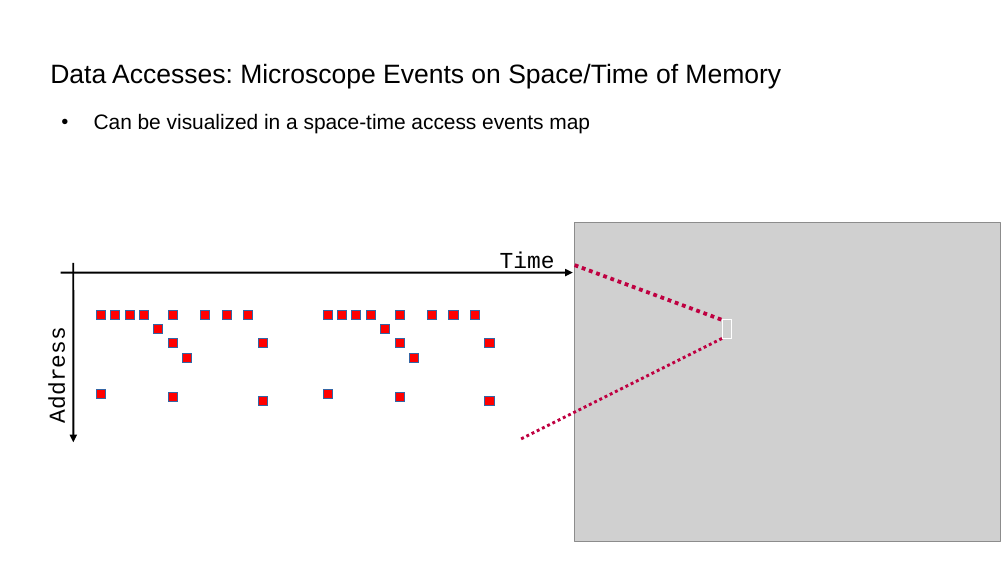
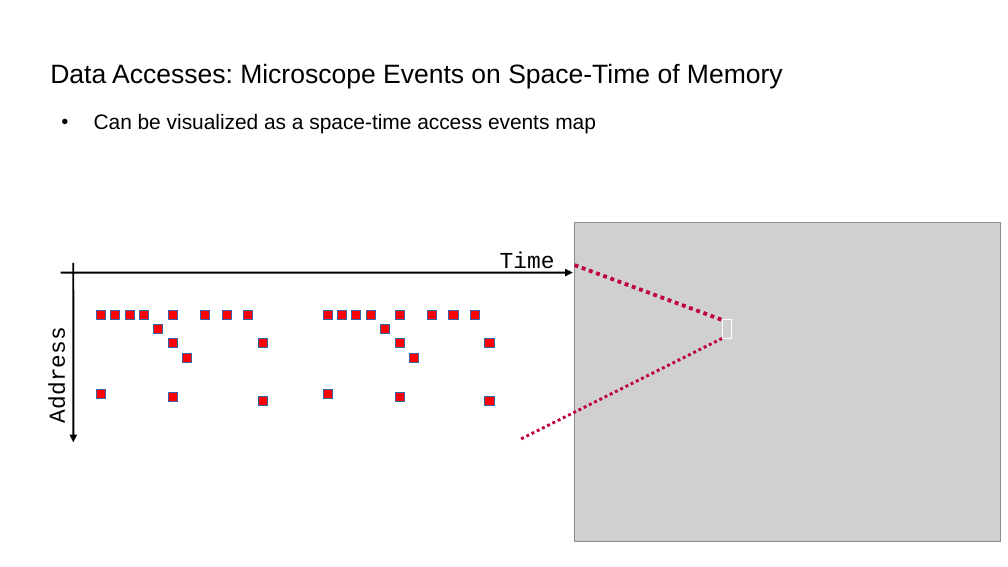
Before and after one commit to damonitor/talks, a slide deck: slide 18 of 2025/kernel_recipes/damon_kernel_recipes2025.odp (slide 17 before the commit). Drawn at 1008x567 pixels with LibreOffice and Linux fonts; fonts in the diff are those of the drawing; grey boxes stand for pictures. Boxes give left, top, right and bottom in pixels: in the first picture for what was removed or moved away, otherwise in the second. Text is boxed around its words. In the diff, an @@ line names an element or a change of style, - is before the commit and + after.

```diff
--- a/2025/kernel_recipes/damon_kernel_recipes2025.odp
+++ b/2025/kernel_recipes/damon_kernel_recipes2025.odp
@@ title at [50, 63, 783, 88]: text changed @@
-Data Accesses: Microscope Events on Space/Time of Memory
+Data Accesses: Microscope Events on Space-Time of Memory
@@ text at [94, 113, 596, 133]: text changed @@
-● Can be visualized in a space-time access events map
+● Can be visualized as a space-time access events map
```
Also in this commit, not shown: 20 other slides changed, 1 slide added, 1 other file.
